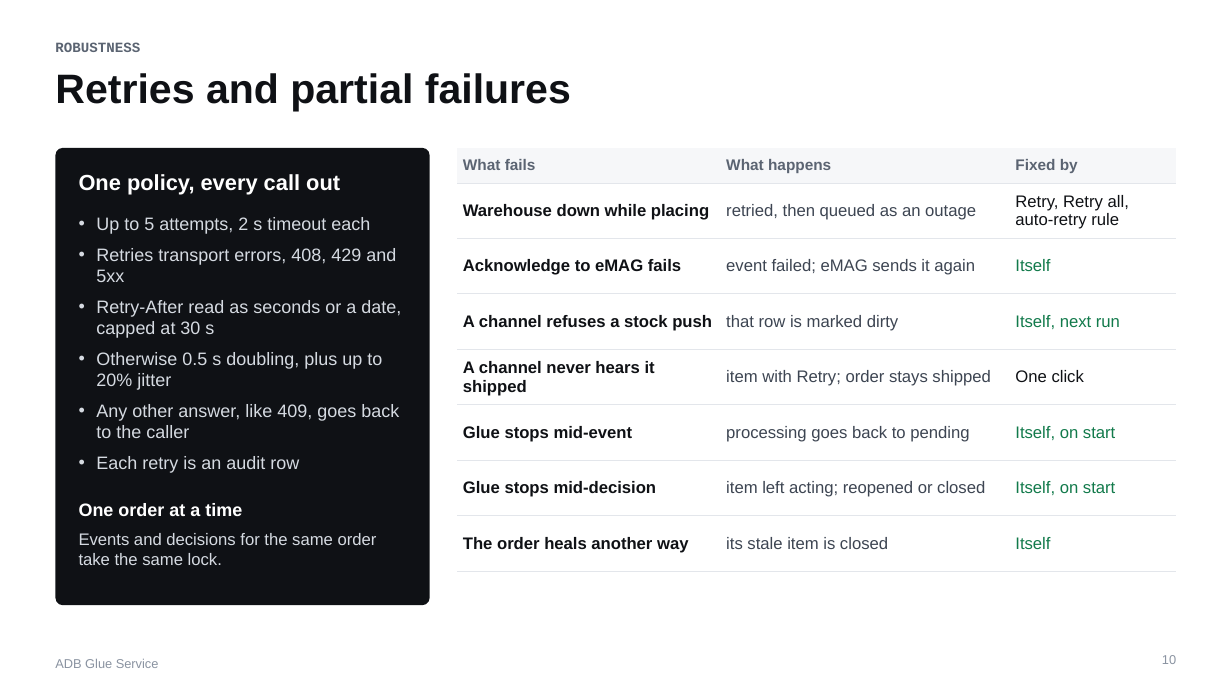
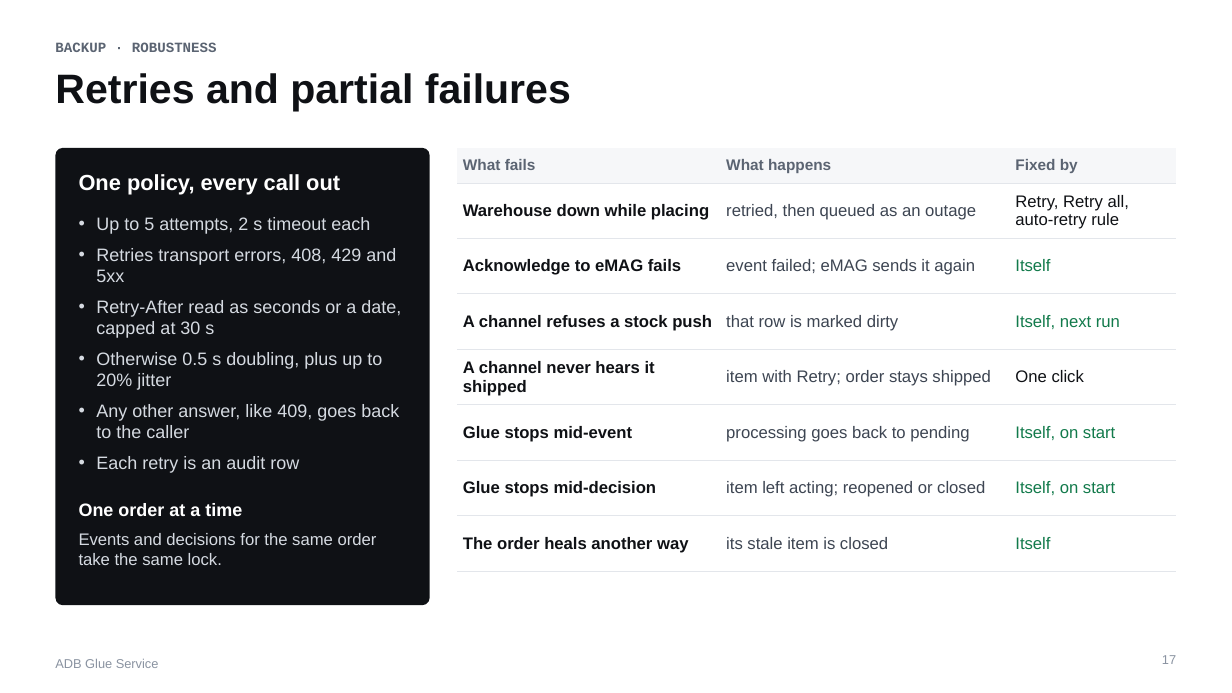
Before and after one commit to PantelimonGulie/adb-glue-service, a slide deck: slide 17 of docs/presentation/ADB-Glue-Service.pptx (slide 10 before the commit). Drawn at 1232x693 pixels with LibreOffice and Linux fonts; fonts in the diff are those of the drawing. Boxes give left, top, right and bottom in pixels: in the first picture for what was removed or moved away, otherwise in the second. Text is boxed around its words. In the diff, an @@ line names an element or a change of style, - is before the commit and + after.

Commit message:
Shorten the talk to 14 slides, with the detail moved to backup slides

```diff
--- a/docs/presentation/ADB-Glue-Service.pptx
+++ b/docs/presentation/ADB-Glue-Service.pptx
@@ text at (55, 42, 217, 52): text changed @@
-ROBUSTNESS
+BACKUP · ROBUSTNESS
@@ page number at (1162, 655, 1176, 664): text changed @@
-10
+17
```
Also in this commit, not shown: 9 other slides changed, 4 slides added, 2 slides removed, 1 other file.
